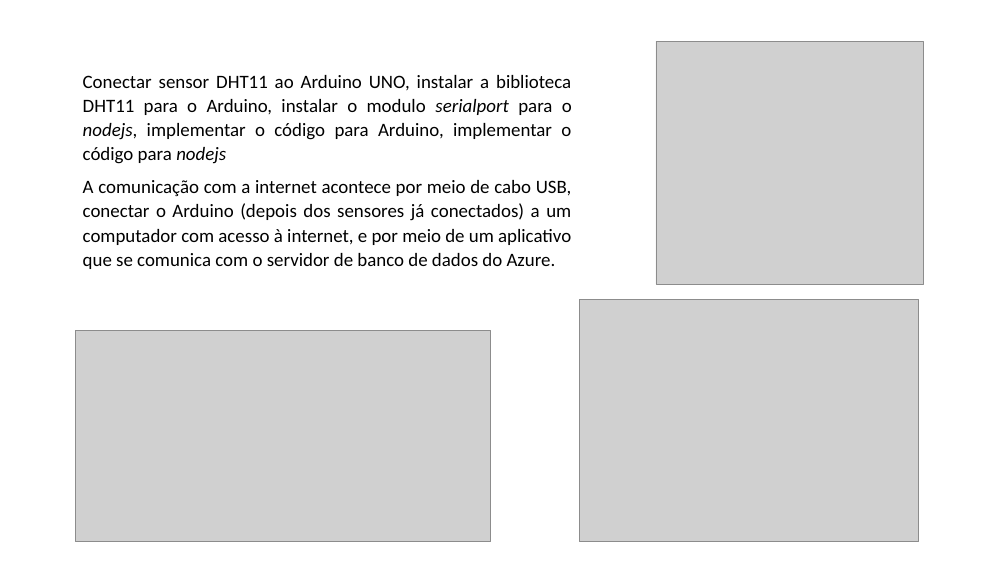
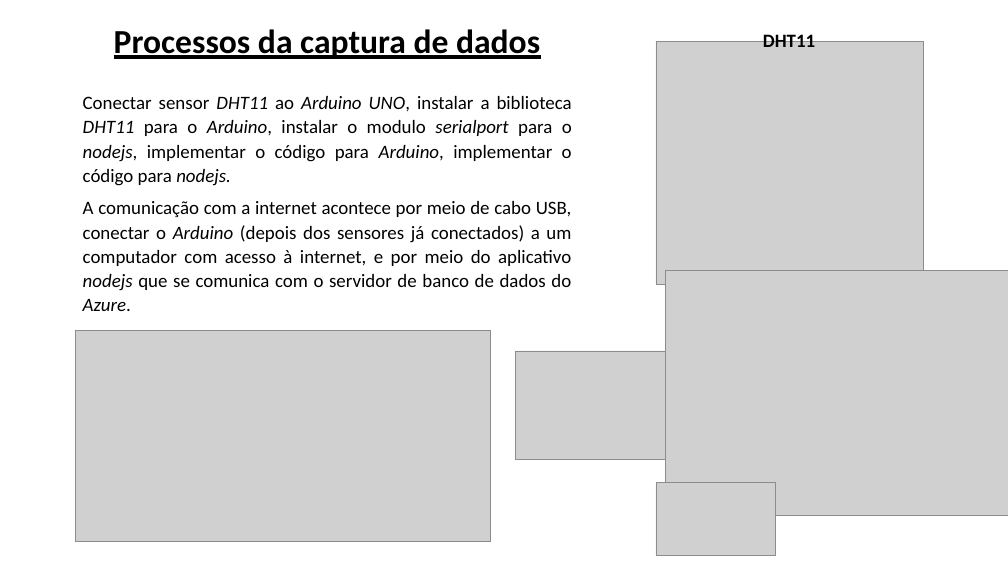
Before and after one commit to allantnunes/MonkeysHealthcare, a slide deck: slide 6 of Apresentação MonkeysTest.pptx (slide 5 before the commit). Drawn at 1008x567 pixels with LibreOffice and Linux fonts; fonts in the diff are those of the drawing; grey boxes stand for pictures. Boxes give left, top, right and bottom in pixels: in the first picture for what was removed or moved away, otherwise in the second. Text is boxed around its words. In the diff, an @@ line names an element or a change of style, - is before the commit and + after.

```diff
--- a/Apresentação MonkeysTest.pptx
+++ b/Apresentação MonkeysTest.pptx
@@ text added at [114, 29, 540, 59], 32 pt, text #000000, bold, underline @@
+Processos da captura de dados
@@ text added at [763, 31, 815, 47], 18 pt, text #000000, bold @@
+DHT11
@@ text at [83, 96, 572, 311]: text changed @@
-Conectar sensor DHT11 ao Arduino UNO, instalar a biblioteca DHT11 para o Arduino, instalar o modulo serialport para o nodejs, implementar o código para Arduino, implementar o código para nodejs
-A comunicação com a internet acontece por meio de cabo USB, conectar o Arduino (depois dos sensores já conectados) a um computador com acesso à internet, e por meio de um aplicativo que se comunica com o servidor de banco de dados do Azure.
+Conectar sensor DHT11 ao Arduino UNO, instalar a biblioteca DHT11 para o Arduino, instalar o modulo serialport para o nodejs, implementar o código para Arduino, implementar o código para nodejs.
+A comunicação com a internet acontece por meio de cabo USB, conectar o Arduino (depois dos sensores já conectados) a um computador com acesso à internet, e por meio do aplicativo nodejs que se comunica com o servidor de banco de dados do Azure.
@@ picture: place and size @@
-picture at [579, 299, 919, 542]
+picture at [666, 271, 1008, 515]
@@ picture added at [515, 351, 665, 460] @@
@@ picture added at [656, 482, 776, 556] @@
```
Also in this commit, not shown: 3 other slides changed, 4 slides added, 10 other files.
